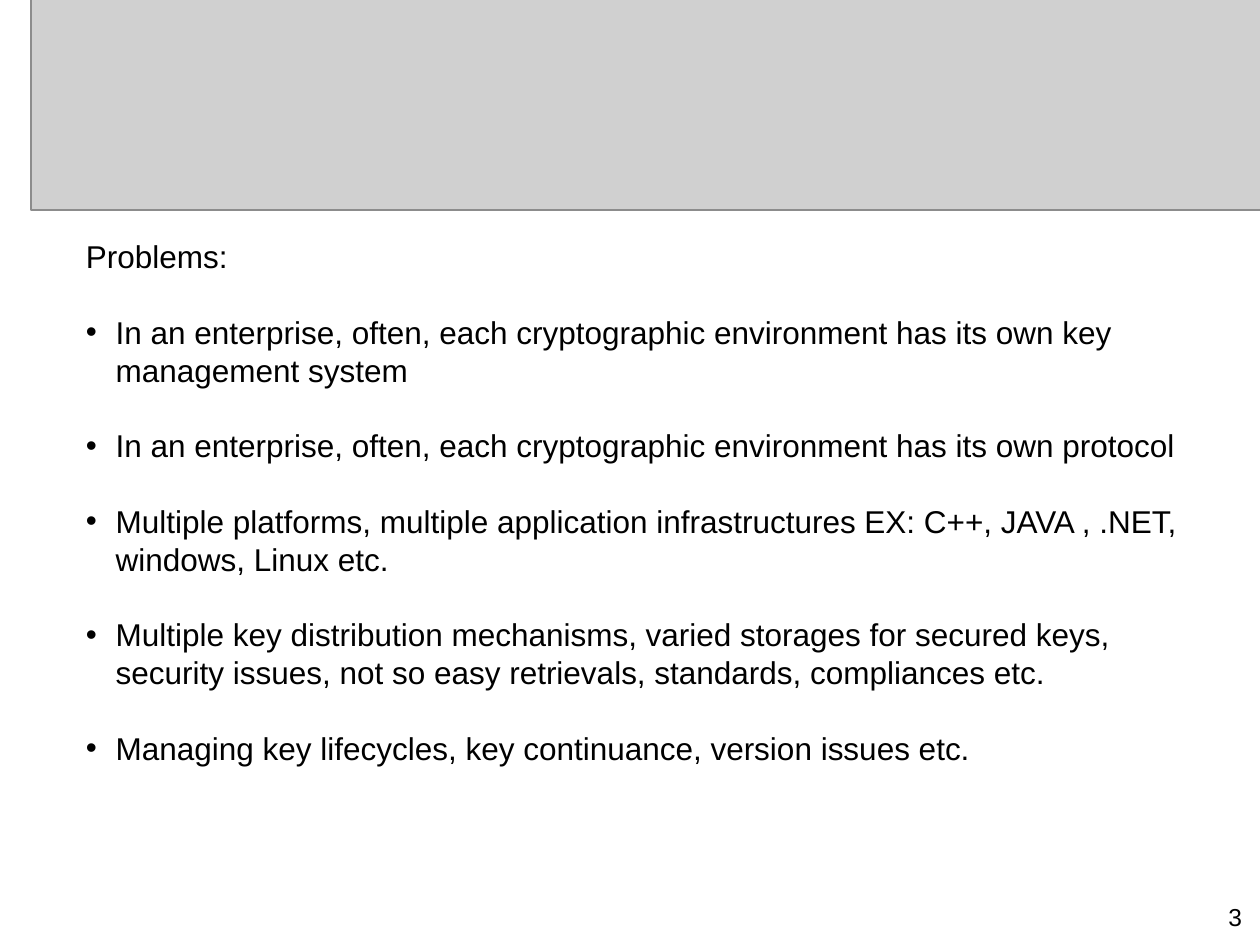
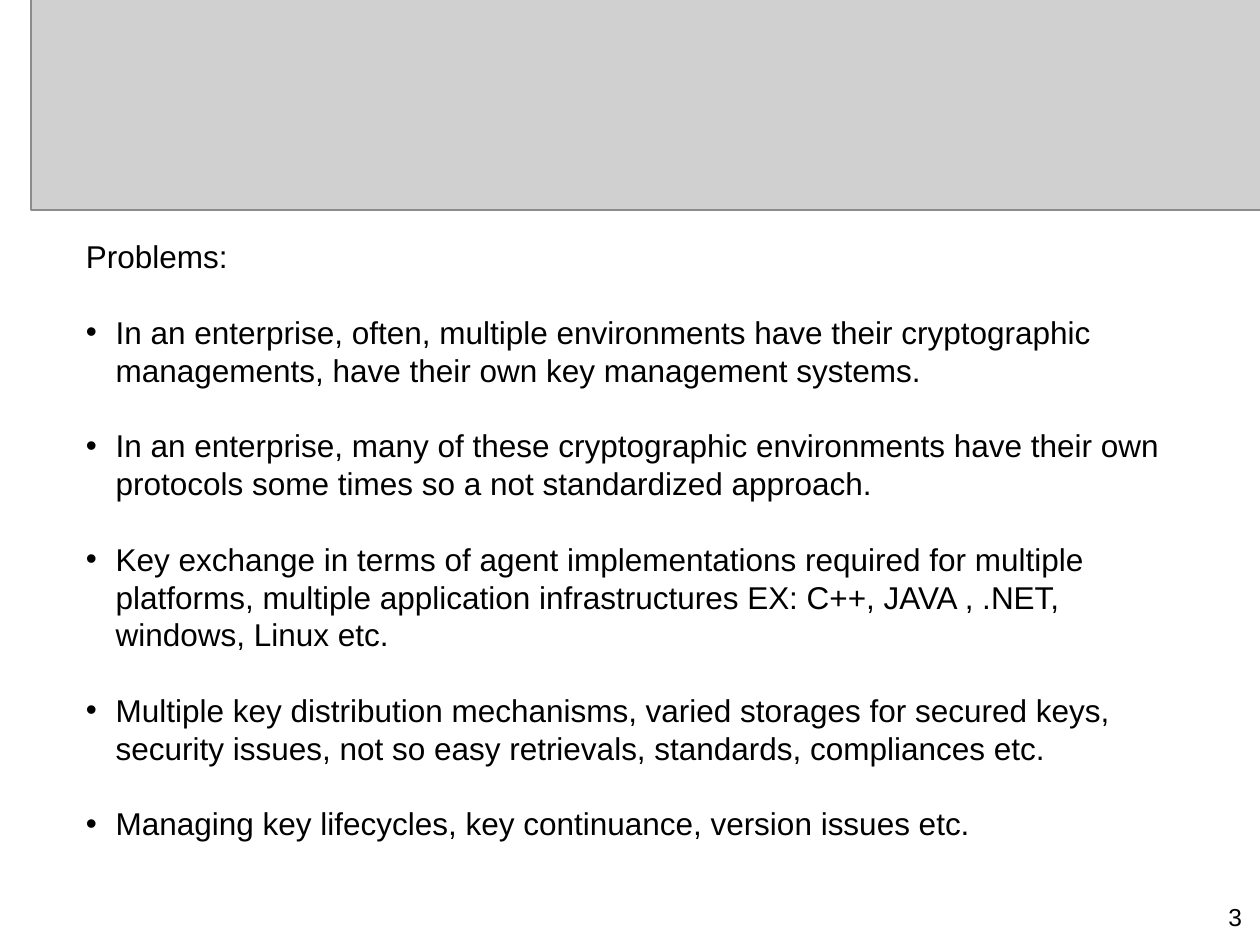
Before and after one commit to sedukull/pykmip-ws, a slide deck: slide 3 of docs/KMIP_Presentation.ppt. Drawn at 1260x945 pixels with LibreOffice and Linux fonts; fonts in the diff are those of the drawing; grey boxes stand for pictures; background and template pictures are left out. Boxes give left, top, right and bottom in pixels: in the first picture for what was removed or moved away, otherwise in the second. Text is boxed around its words. In the diff, an @@ line names an element or a change of style, - is before the commit and + after.

```diff
--- a/docs/KMIP_Presentation.ppt
+++ b/docs/KMIP_Presentation.ppt
@@ text at [116,321,1159,650]: text changed @@
-• In an enterprise, often, each cryptographic environment has its own key management system
-• In an enterprise, often, each cryptographic environment has its own protocol
-• Multiple platforms, multiple application infrastructures EX: C++, JAVA , .NET, windows, Linux etc.
+• In an enterprise, often, multiple environments have their cryptographic managements, have their own key management systems.
+• In an enterprise, many of these cryptographic environments have their own protocols some times so a not standardized approach.
+• Key exchange in terms of agent implementations required for multiple platforms, multiple application infrastructures EX: C++, JAVA , .NET, windows, Linux etc.
```
Also in this commit, not shown: 12 other slides changed, 4 slides added, 1 slide removed, 8 other files.
